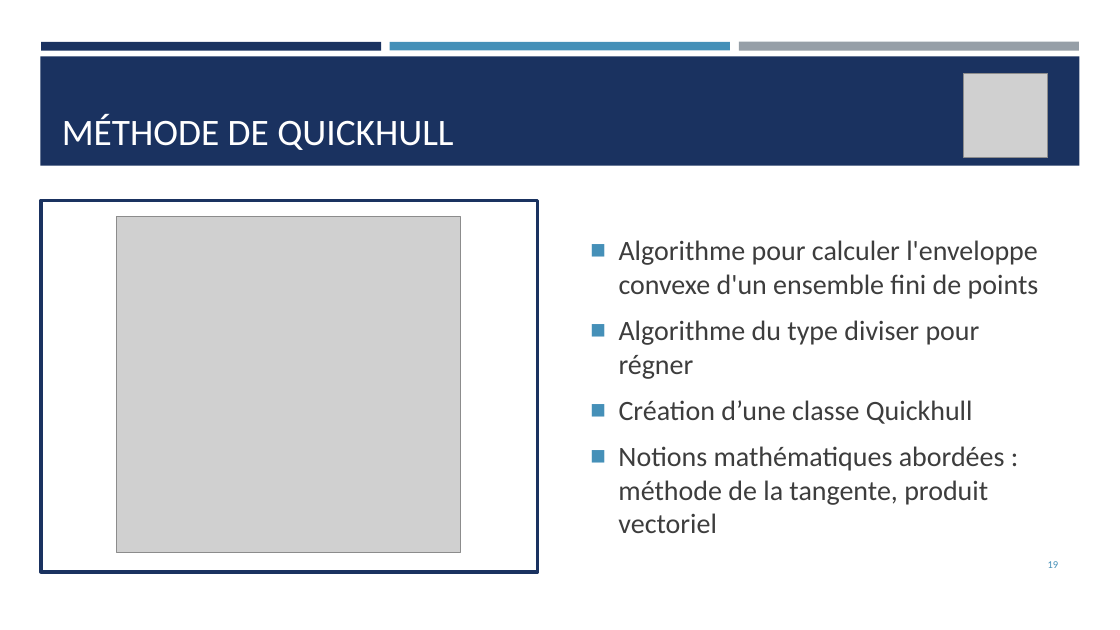
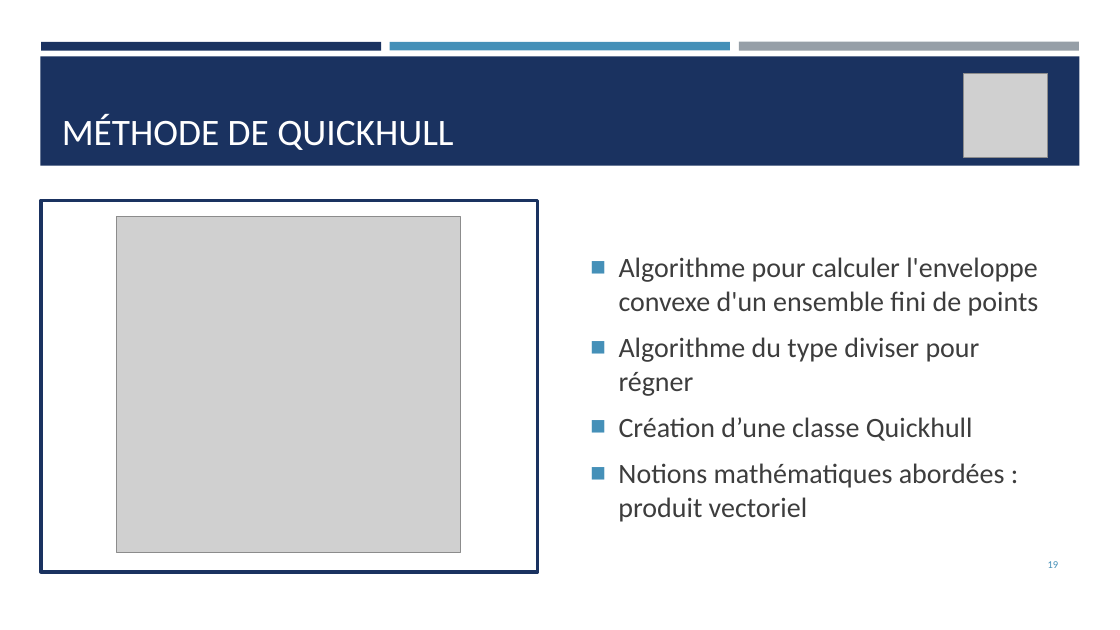
Before and after one commit to Thorkel-dev/Enveloppe-Convexe, a slide deck: slide 19 of Présentation 1.pptx. Drawn at 1120x630 pixels with LibreOffice and Linux fonts; fonts in the diff are those of the drawing; grey boxes stand for pictures. Boxes give left, top, right and bottom in pixels: in the first picture for what was removed or moved away, otherwise in the second. Text is boxed around its words. In the diff, an @@ line names an element or a change of style, - is before the commit and + after.

```diff
--- a/Présentation 1.pptx
+++ b/Présentation 1.pptx
@@ text at [618, 463, 1005, 522]: text changed @@
-■ Notions mathématiques abordées : méthode de la tangente, produit vectoriel
+■ Notions mathématiques abordées : produit vectoriel
```
Also in this commit, not shown: 1 other slide changed, 18 other files.
